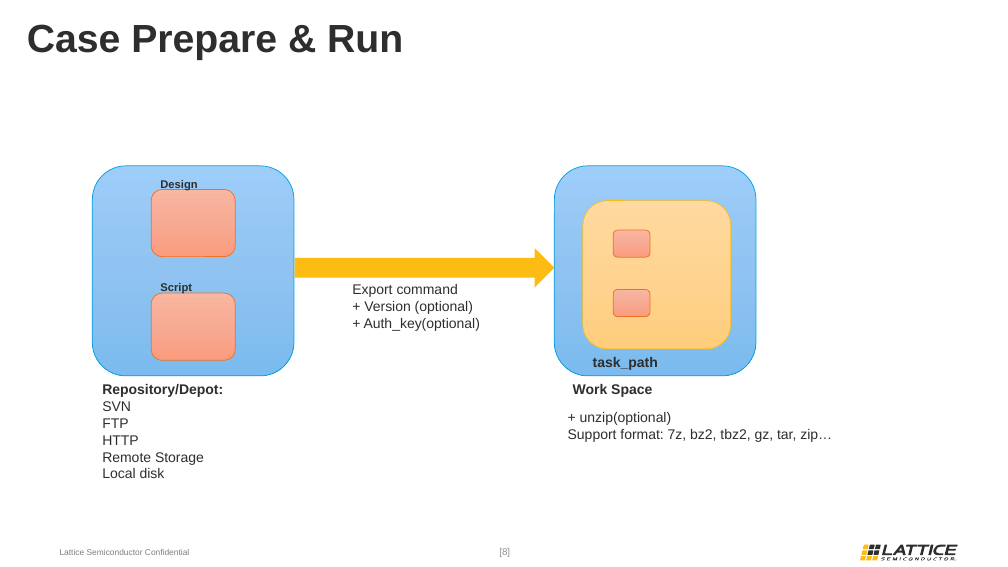
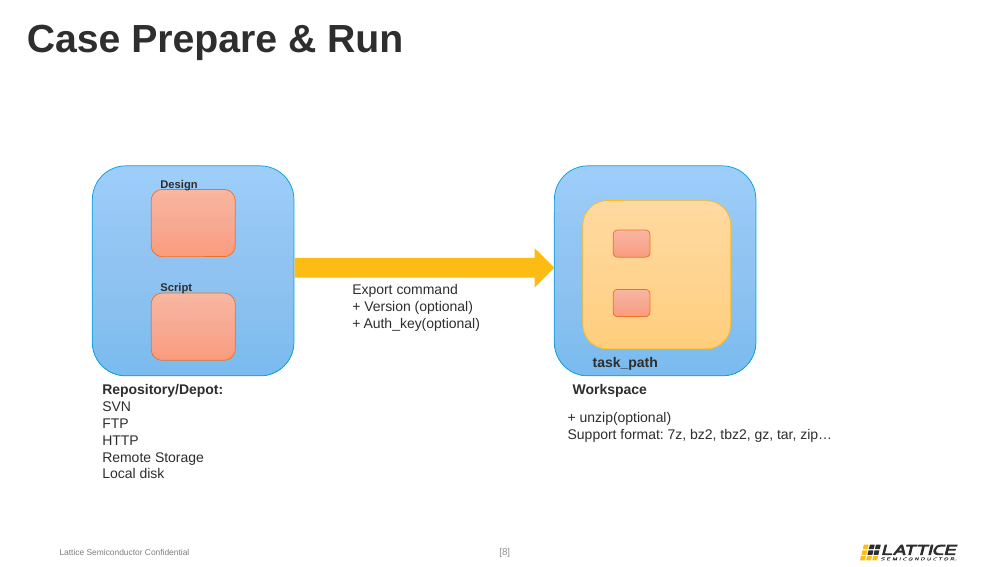
Before and after one commit to wanghengquan/repository, a slide deck: slide 8 of tmp_client/doc/Client_structure.pptx. Drawn at 1008x567 pixels with LibreOffice and Linux fonts; fonts in the diff are those of the drawing; background and template pictures are left out. Boxes give left, top, right and bottom in pixels: in the first picture for what was removed or moved away, otherwise in the second. Text is boxed around its words. In the diff, an @@ line names an element or a change of style, - is before the commit and + after.

```diff
--- a/tmp_client/doc/Client_structure.pptx
+++ b/tmp_client/doc/Client_structure.pptx
@@ text at <box>573,384,647,397</box>: text changed @@
-Work Space
+Workspace
```
Also in this commit, not shown: 8 other files.
